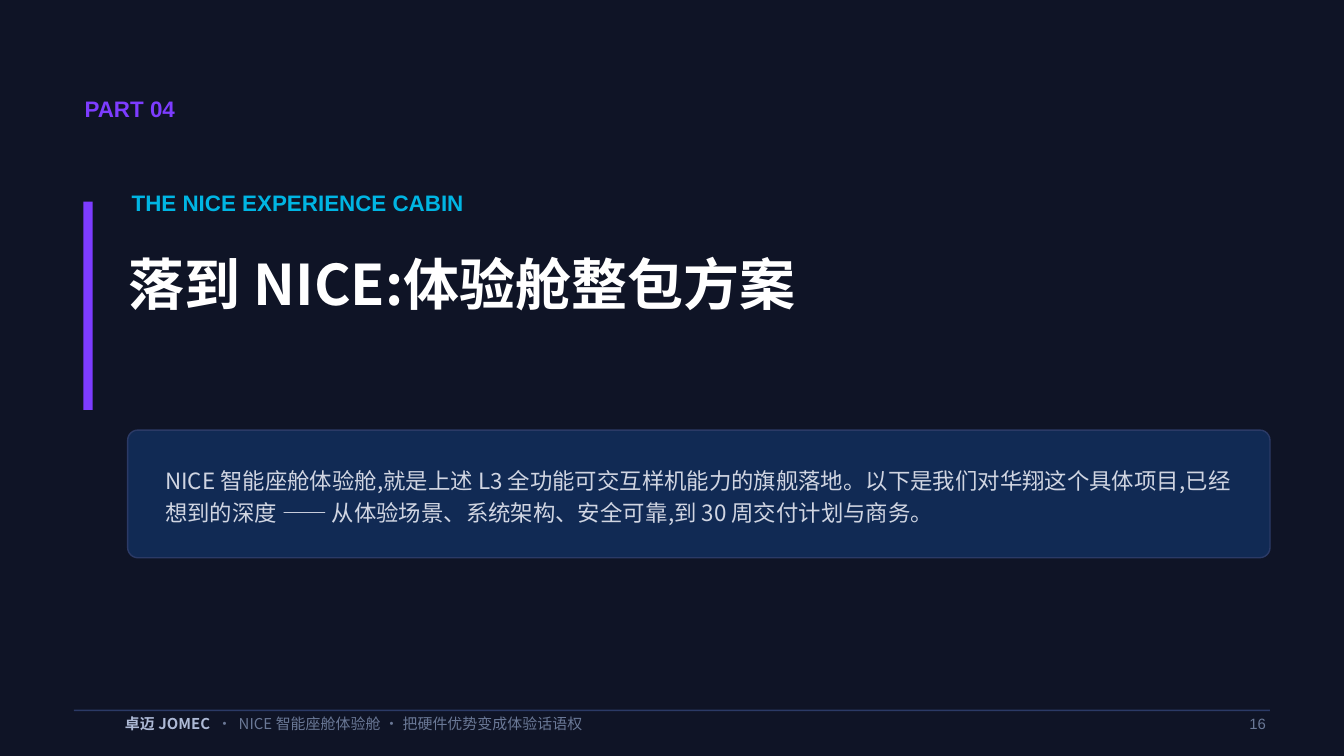
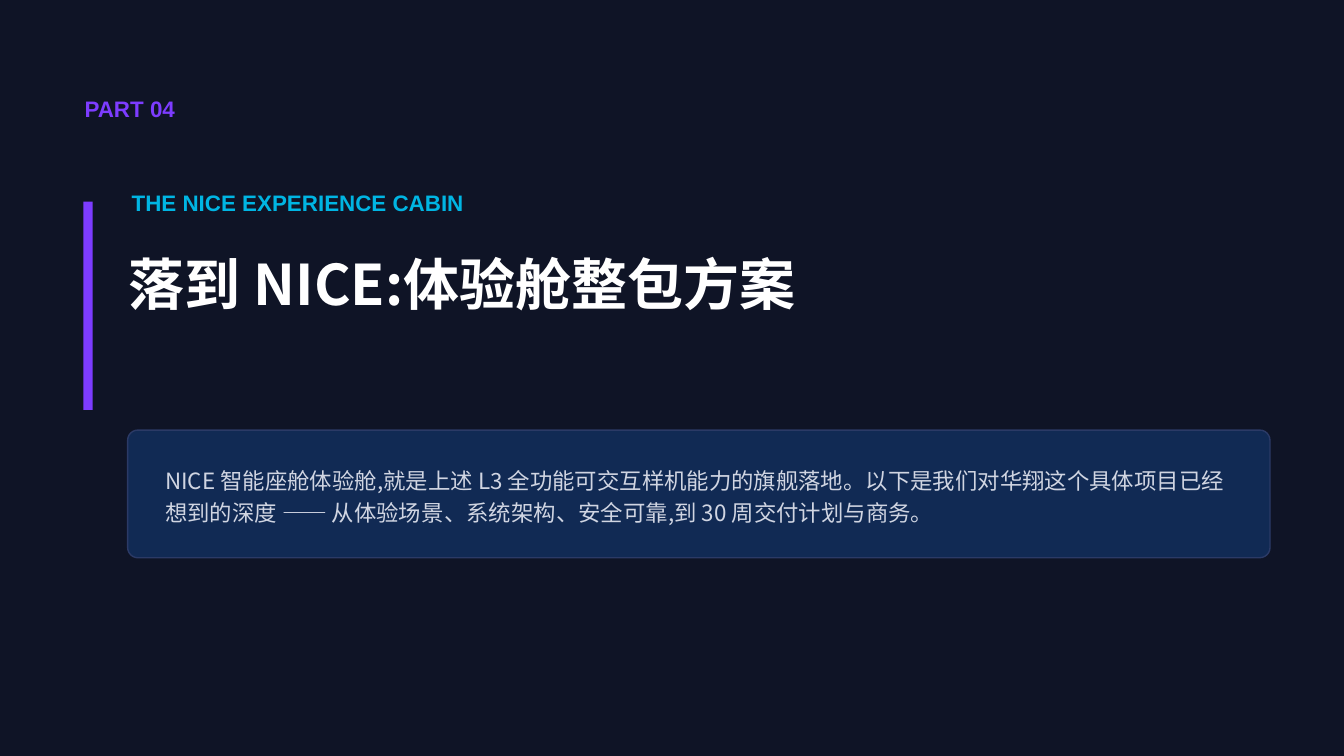
Before and after one commit to JOMECDESIGN/sales-proposal, a slide deck: slide 16 of NICE-智能座舱-售前方案-master-V2.pptx. Drawn at 1344x756 pixels with LibreOffice and Linux fonts; fonts in the diff are those of the drawing. Boxes give left, top, right and bottom in pixels: in the first picture for what was removed or moved away, otherwise in the second. Text is boxed around its words. In the diff, an @@ line names an element or a change of style, - is before the commit and + after.

```diff
--- a/NICE-智能座舱-售前方案-master-V2.pptx
+++ b/NICE-智能座舱-售前方案-master-V2.pptx
@@ text at box(165, 470, 1224, 525): text changed @@
-NICE 智能座舱体验舱,就是上述 L3 全功能可交互样机能力的旗舰落地。以下是我们对华翔这个具体项目,已经想到的深度 —— 从体验场景、系统架构、安全可靠,到 30 周交付计划与商务。
+NICE 智能座舱体验舱,就是上述 L3 全功能可交互样机能力的旗舰落地。以下是我们对华翔这个具体项目已经想到的深度 —— 从体验场景、系统架构、安全可靠,到 30 周交付计划与商务。
@@ rectangle removed at box(74, 710, 1270, 711) @@
@@ text removed at box(125, 716, 583, 731) @@
-卓迈 JOMEC · NICE 智能座舱体验舱 · 把硬件优势变成体验话语权
@@ text removed at box(1249, 719, 1266, 729) @@
-16
```
Also in this commit, not shown: 28 other slides changed.
